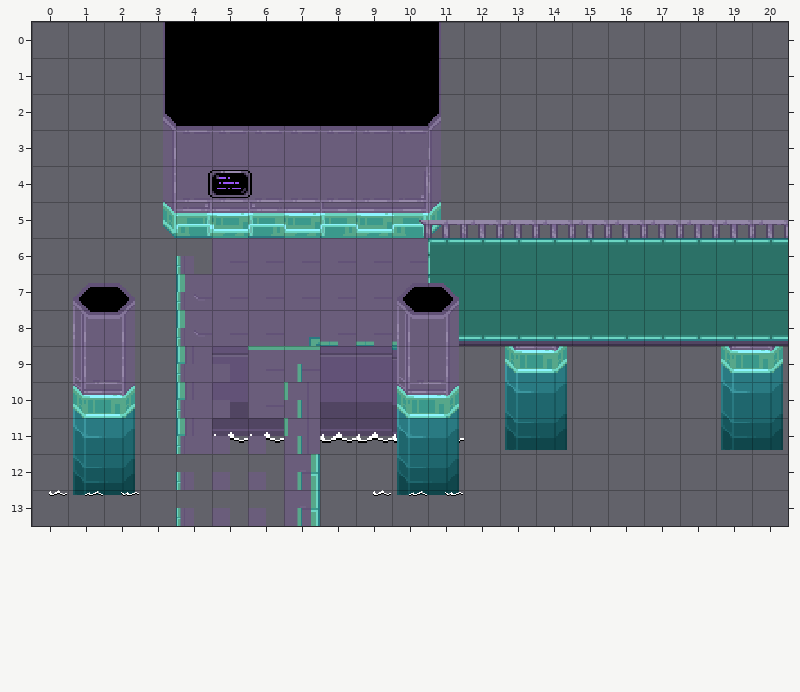
An edit to a level. Tiled map, scripts/world/maps/gateway/core/core.tmx. The first picture shows the starting point.
Cells are 40x40 px. Shown: x 0..20, y 0..13. Layer "Tile Layer 6" is drawn 19,52 px off the grid. Layer "above-player stuff" is drawn 0,50 px off the grid.
And afterwards:
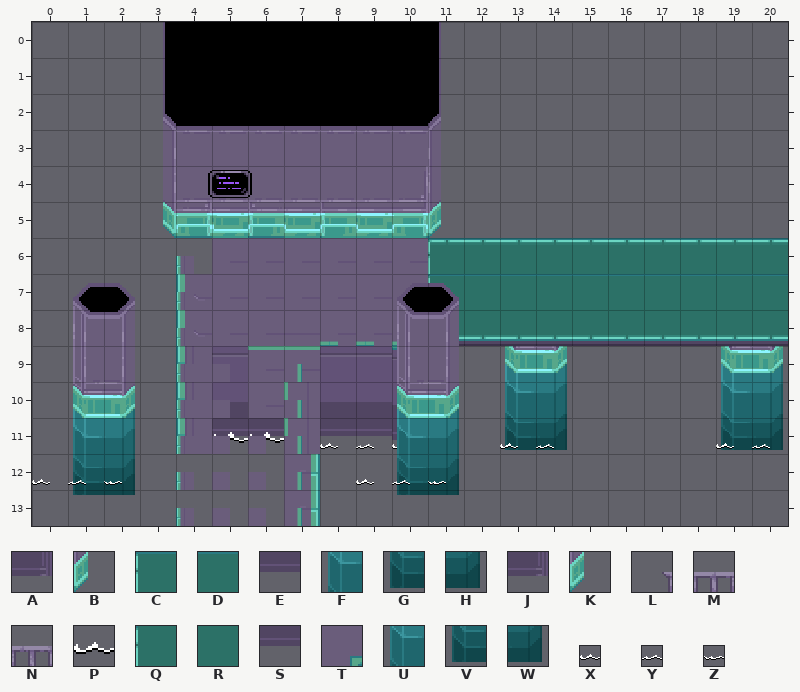
Key: from "Core Tiles": A 228, B 234, C 310, D 311, E 372, F 429, G 461, H 462; from "core_tiles": J 228, K 234, L 270, M 271, N 272, P 288, Q 310, R 311, S 372, T 424, U 429, V 461, W 462; from "gateway": X 288, Y 289, Z 290.
_ is an empty cell, . an unchanged one.
Tiles of an added or newly shown layer are drawn over the layers below it.
The edit:
--- layer "Tile Layer 1"
@@ x 8..10 @@
-11 SSJ
+11 EEA
--- layer "water"
@@ x 11..11 @@
- 5 K
+ 5 B
@@ x 8..20 @@
-11 PPP..VW....VW
+11 XYX..GH....GH
--- layer "wall objects"
@@ x 7..7 @@
- 8 T
+ 8 _
--- layer "lamp bases"
@@ x 10..20 @@
- 5 LMNNNNNNNNN
+ 5 ___________
@@ x 11..20 @@
- 7 QRRRRRRRRR
+ 7 CDDDDDDDDD
--- layer "above-player stuff"
@@ x 1..11 @@
-10 .........U.
-11 VW.......VW
+10 .........F.
+11 GH.......GH
--- layer "wateroffset" (added)
@@ x 0..11 @@
-12 ___......___
+12 XYZ......XYZ
--- layer "wateroffset2" (added)
@@ x 13..20 @@
-11 __....__
+11 XY....XY
--- layer "Tile Layer 6"
@@ x 0..11 @@
-11 XYZ......XYZ
+11 ___......___
Pixel boxes of the changes (left, top, right, bottom) in both pictures:
changed: (419, 220, 788, 238)
changed: (430, 274, 788, 276)
removed: (284, 333, 320, 346)
changed: (320, 432, 464, 496)
changed: (500, 443, 554, 449)
changed: (716, 443, 770, 449)
changed: (32, 479, 139, 496)
